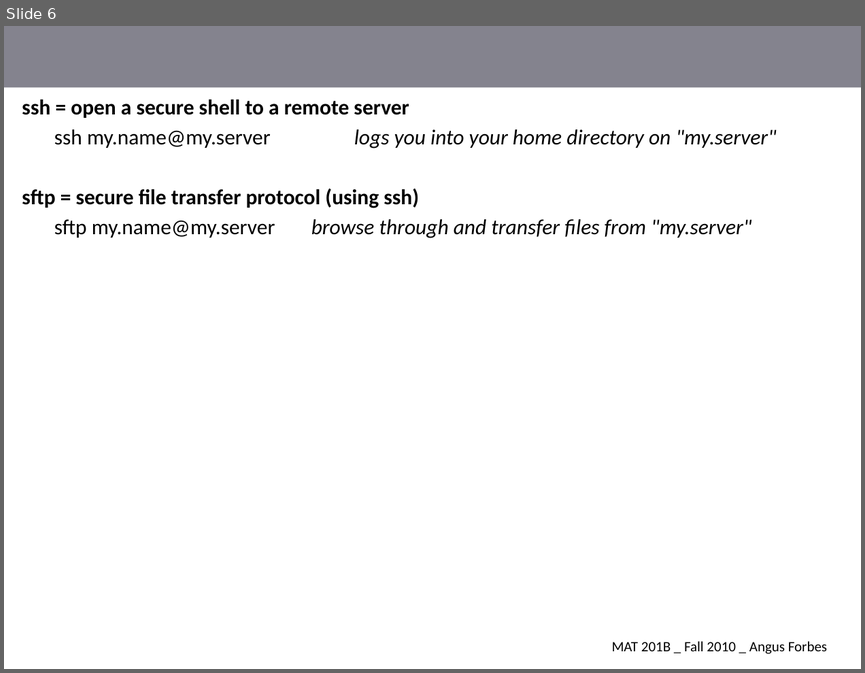
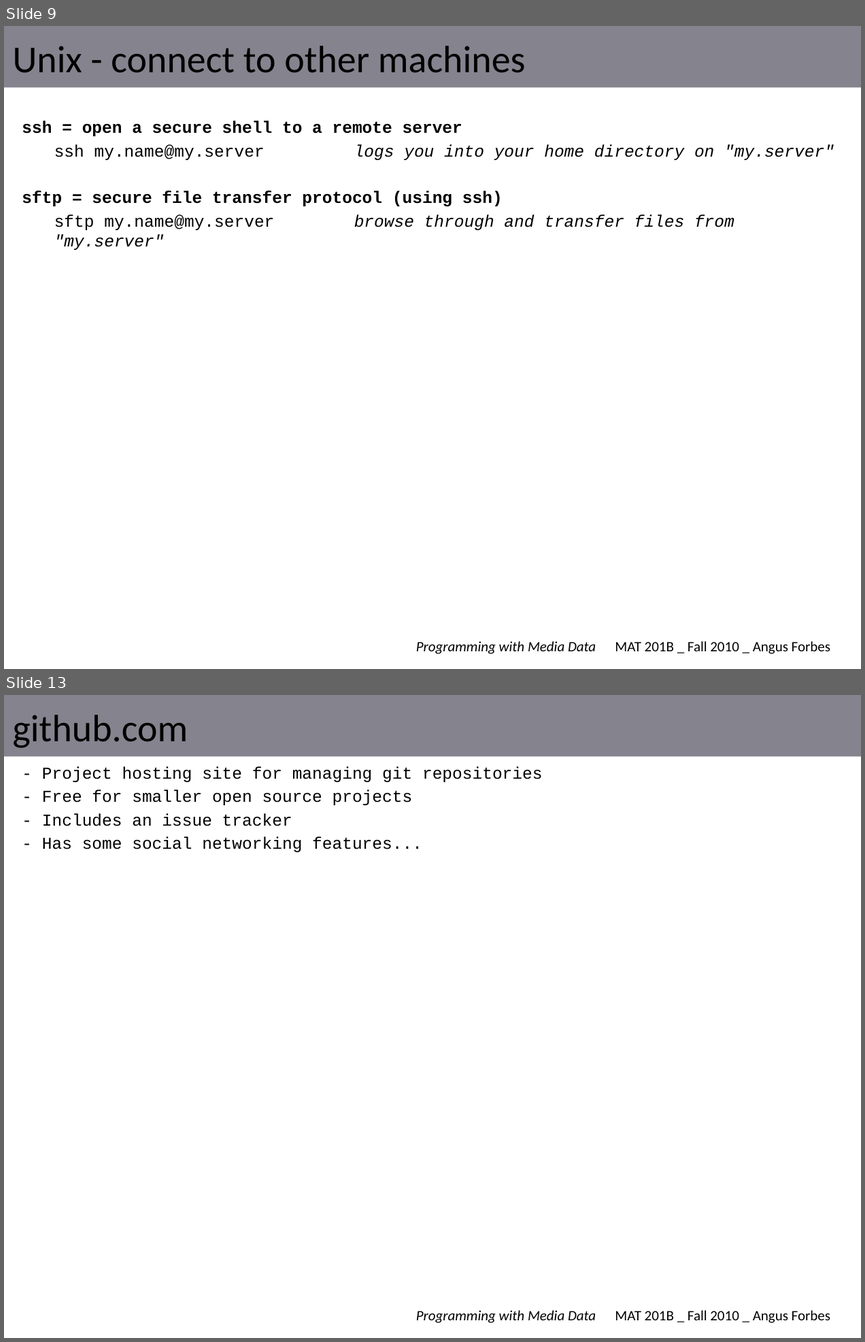
Before and after one commit to angusforbes/mat201b, a slide deck: slides/week1_thurs.pptx. Shown one above the other, each under a label of ours: slide 6 before the commit, slides 9 and 13 after it; the slides between them are not shown. The pictures are 865x673 and 865x1342 pixels, drawn with LibreOffice and Linux fonts; fonts in the diff are those of the drawing. Boxes give left, top, right and bottom in pixels: in the first picture for what was removed or moved away, otherwise in the second. Text is boxed around its words. In the diff, an @@ line names an element or a change of style, - is before the commit and + after.

```diff
--- a/slides/week1_thurs.pptx
+++ b/slides/week1_thurs.pptx
@@ slide 13 added at [4, 695, 861, 1338], background #FFFFFF; not listed: 3 template elements that a slide beside it also shows @@
@@ title added at [13, 715, 188, 748], 32 pt, text #000000 @@
+github.com
@@ text added at [42, 766, 543, 852], 14 pt, text #000000 @@
+- Project hosting site for managing git repositories
+- Free for smaller open source projects
+- Includes an issue tracker
+- Has some social networking features...
@@ what was slide 6 is now slide 9 @@
@@ slide 9 changed as well @@
@@ title added at [13, 46, 526, 73], 32 pt, text #000000 @@
+Unix - connect to other machines
@@ text "ssh = open a secure ..." at [22, 121, 834, 250]: size 18 to 14 pt, font Calibri to Courier New @@
@@ text "MAT 201B _ Fall 2010 ...": place and size @@
-text "MAT 201B _ Fall 2010 ..." at [612, 641, 827, 654]
+text "MAT 201B _ Fall 2010 ..." at [615, 641, 830, 654]
@@ text added at [416, 641, 596, 654], 12 pt, text #000000, italic @@
+Programming with Media Data
```
Also in this commit, not shown: 5 other slides changed, 9 other slides added, 1 other file.
